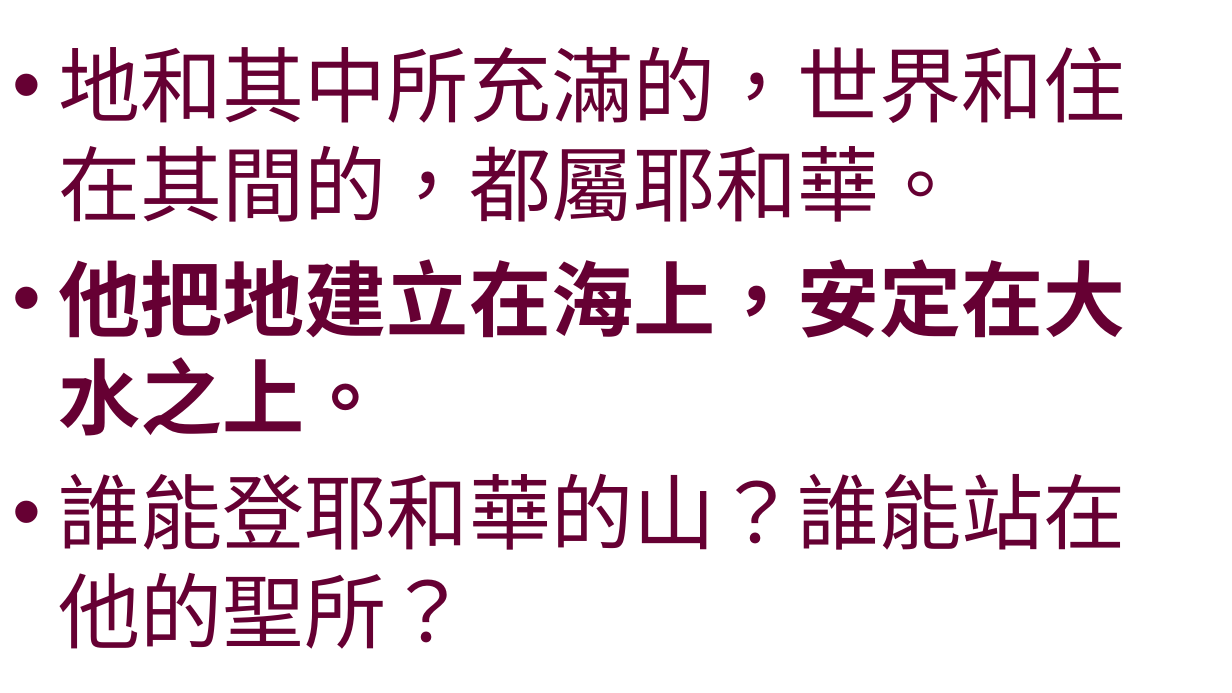
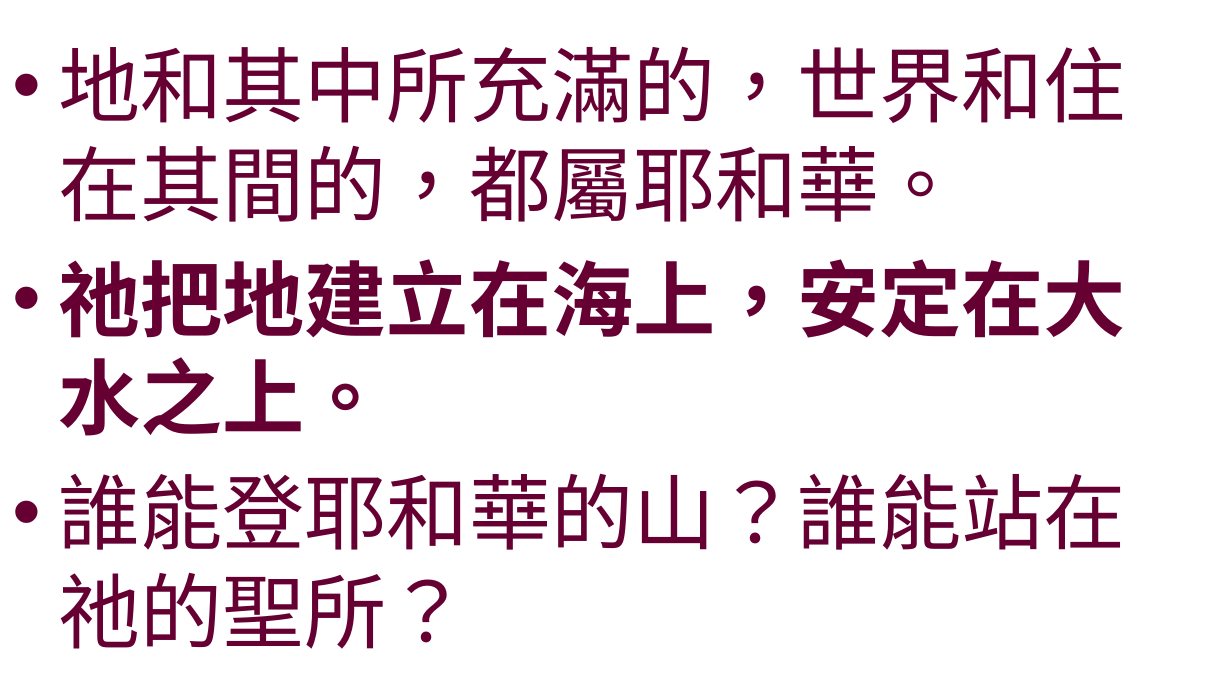
Before and after one commit to batisuoc/worship-resources, a slide deck: slide 4 of 3神的威權.pptx. Drawn at 1232x693 pixels with LibreOffice and Linux fonts; fonts in the diff are those of the drawing; background and template pictures are left out. Boxes give left, top, right and bottom in pixels: in the first picture for what was removed or moved away, otherwise in the second. Text is boxed around its words. In the diff, an @@ line names an element or a change of style, - is before the commit and + after.

```diff
--- a/3神的威權.pptx
+++ b/3神的威權.pptx
@@ text at <box>58,259,1126,649</box>: text changed @@
-• 他把地建立在海上，安定在大水之上。
-• 誰能登耶和華的山？誰能站在他的聖所？
+• 祂把地建立在海上，安定在大水之上。
+• 誰能登耶和華的山？誰能站在祂的聖所？
```
Also in this commit, not shown: 5 other slides changed, 1 other file.
